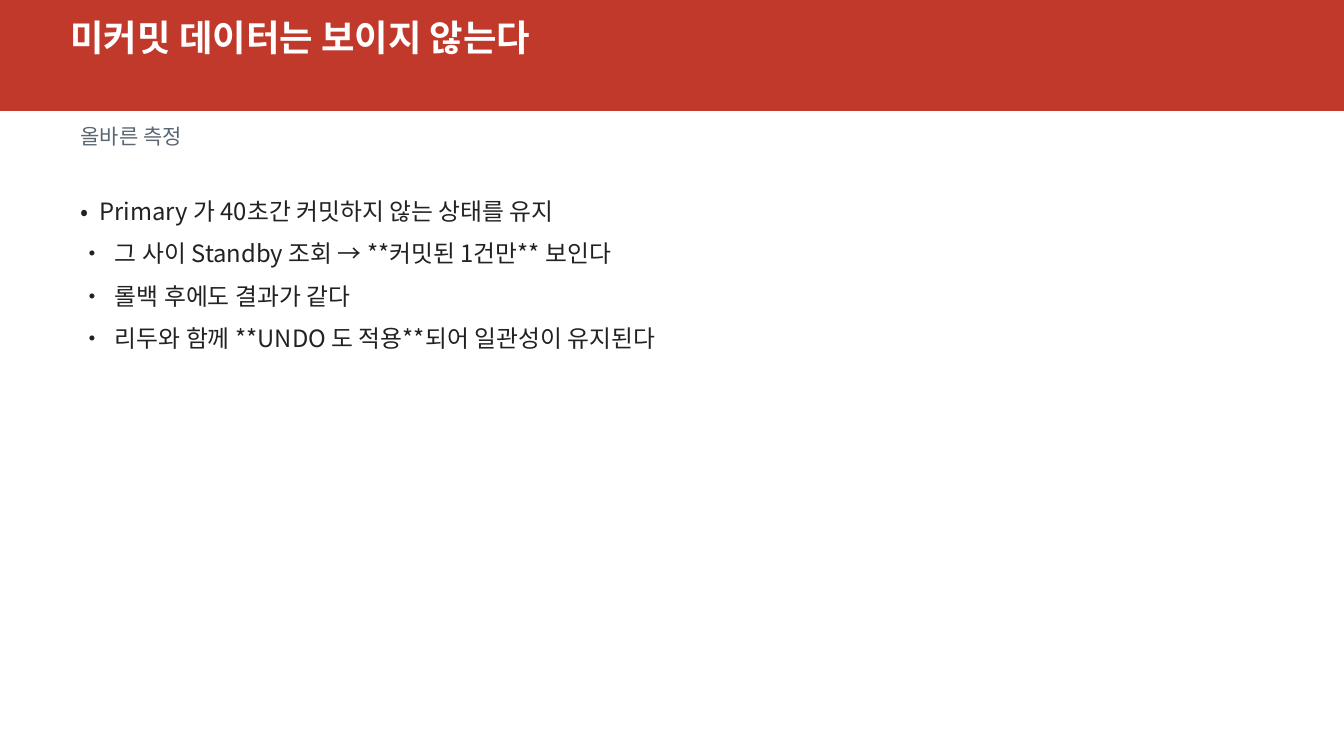
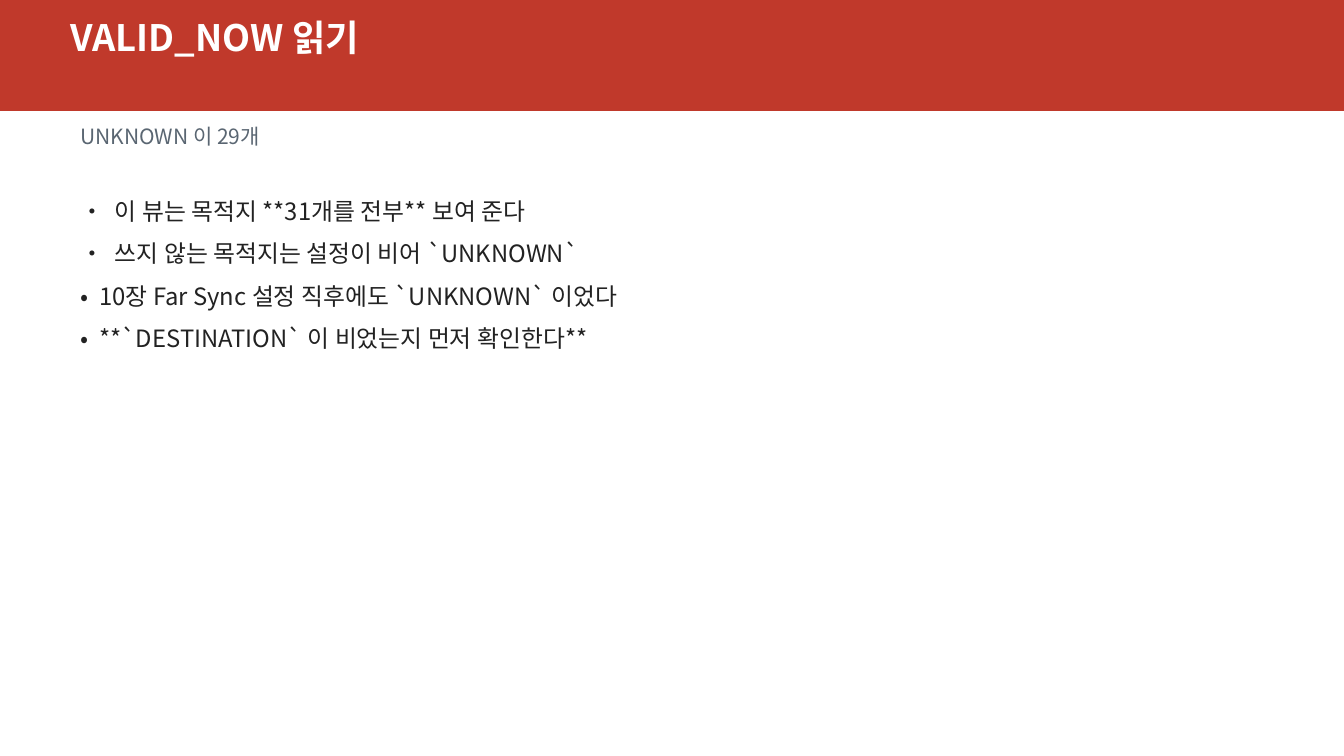
Before and after one commit to elpisk/OracleManual, a slide deck: slide 16 of ADG/15장/15장_V뷰기반모니터링과문제해결.pptx (slide 9 before the commit). Drawn at 1344x756 pixels with LibreOffice and Linux fonts; fonts in the diff are those of the drawing. Boxes give left, top, right and bottom in pixels: in the first picture for what was removed or moved away, otherwise in the second. Text is boxed around its words. In the diff, an @@ line names an element or a change of style, - is before the commit and + after.

```diff
--- a/ADG/15장/15장_V뷰기반모니터링과문제해결.pptx
+++ b/ADG/15장/15장_V뷰기반모니터링과문제해결.pptx
@@ text at bbox=[70, 20, 359, 57]: text changed @@
-미커밋 데이터는 보이지 않는다
+VALID_NOW 읽기
@@ text at bbox=[80, 126, 260, 146]: text changed @@
-올바른 측정
+UNKNOWN 이 29개
@@ text at bbox=[99, 200, 618, 349]: text changed @@
-• Primary 가 40초간 커밋하지 않는 상태를 유지
-• 그 사이 Standby 조회 → **커밋된 1건만** 보인다
-• 롤백 후에도 결과가 같다
-• 리두와 함께 **UNDO 도 적용**되어 일관성이 유지된다
+• 이 뷰는 목적지 **31개를 전부** 보여 준다
+• 쓰지 않는 목적지는 설정이 비어 `UNKNOWN`
+• 10장 Far Sync 설정 직후에도 `UNKNOWN` 이었다
+• **`DESTINATION` 이 비었는지 먼저 확인한다**
```
Also in this commit, not shown: 11 other slides changed, 32 slides added, 26 slides removed, 5 other files.
